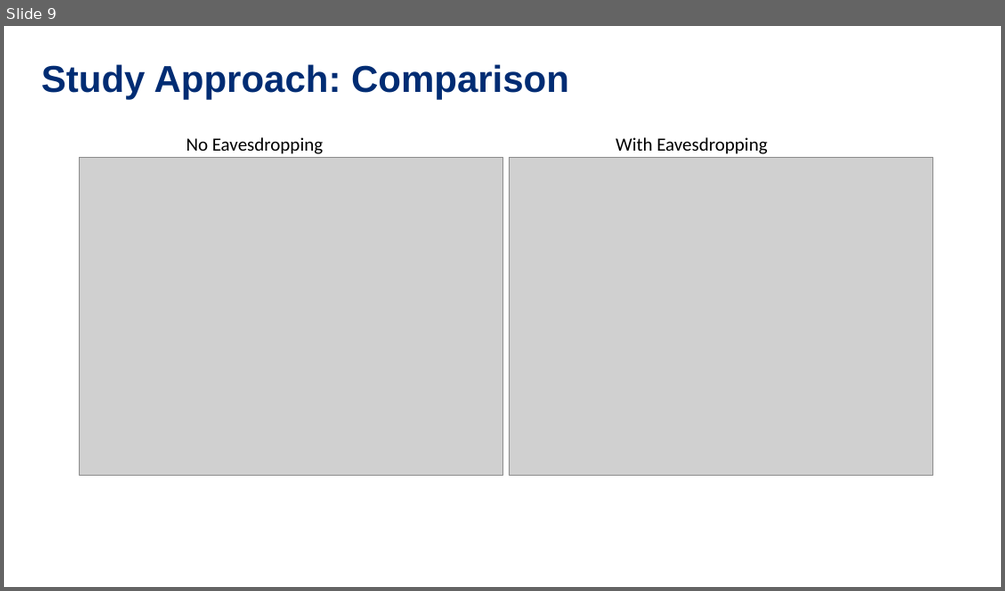
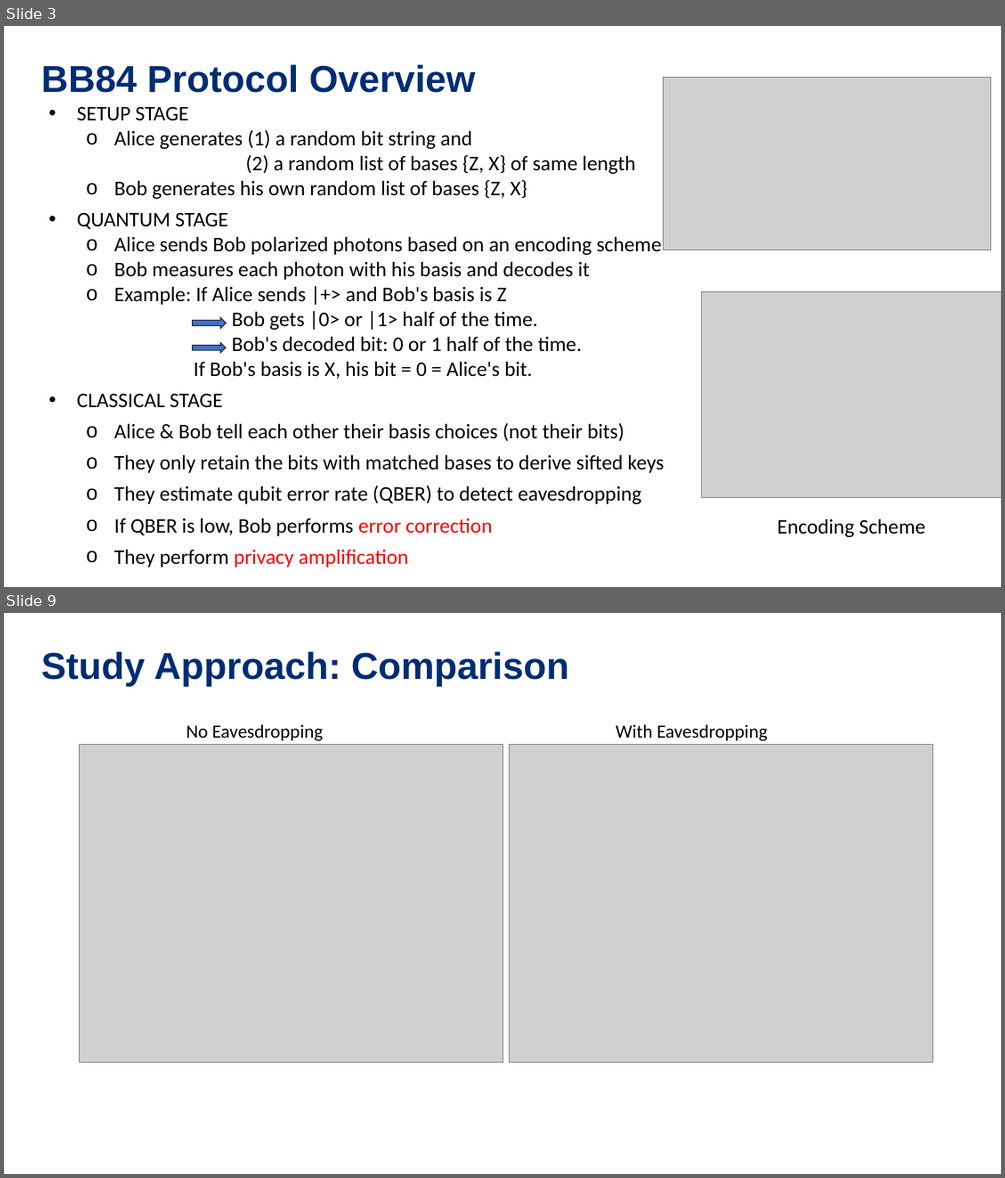
Before and after one commit to stm5340/EN.615.781.81.SP26_Final_Project, a slide deck: 615_781_Kuta_Nguyen_McLain.pptx. Shown one above the other, each under a label of ours: slide 9 before the commit, slides 3 and 9 after it; the slides between them are not shown. The pictures are 1005x591 and 1005x1178 pixels, drawn with LibreOffice and Linux fonts; fonts in the diff are those of the drawing; grey boxes stand for pictures. Boxes give left, top, right and bottom in pixels: in the first picture for what was removed or moved away, otherwise in the second. Text is boxed around its words. In the diff, an @@ line names an element or a change of style, - is before the commit and + after.

```diff
--- a/615_781_Kuta_Nguyen_McLain.pptx
+++ b/615_781_Kuta_Nguyen_McLain.pptx
@@ slide 3 added at (4, 26, 1001, 587), background #FFFFFF @@
@@ text added at (41, 64, 476, 93), 36 pt, text #002C73, bold @@
+BB84 Protocol Overview
@@ picture added at (663, 77, 990, 249) @@
@@ text added at (77, 107, 664, 567), 20 pt, text #000000 @@
+• SETUP STAGE
+  o Alice generates (1) a random bit string and
+  (2) a random list of bases {Z, X} of same length
+  o Bob generates his own random list of bases {Z, X}
+• QUANTUM STAGE
+  o Alice sends Bob polarized photons based on an encoding scheme
+  o Bob measures each photon with his basis and decodes it
+  o Example: If Alice sends |+> and Bob's basis is Z
+  Bob gets |0> or |1> half of the time.
+  Bob's decoded bit: 0 or 1 half of the time.
+  If Bob's basis is X, his bit = 0 = Alice's bit.
+• CLASSICAL STAGE
+  o Alice & Bob tell each other their basis choices (not their bits)
+  o They only retain the bits with matched bases to derive sifted keys
+  o They estimate qubit error rate (QBER) to detect eavesdropping
+  o If QBER is low, Bob performs error correction
+  o They perform privacy amplification
@@ picture added at (702, 292, 1001, 498) @@
@@ right arrow added at (193, 318, 226, 329), fill #4472C4, outline #1E3256 1 pt @@
@@ right arrow added at (193, 342, 226, 353), fill #4472C4, outline #1E3256 1 pt @@
@@ text added at (777, 518, 926, 537), 20 pt, text #000000 @@
+Encoding Scheme
```
Also in this commit, not shown: 8 slides changed, 1 slide removed.
